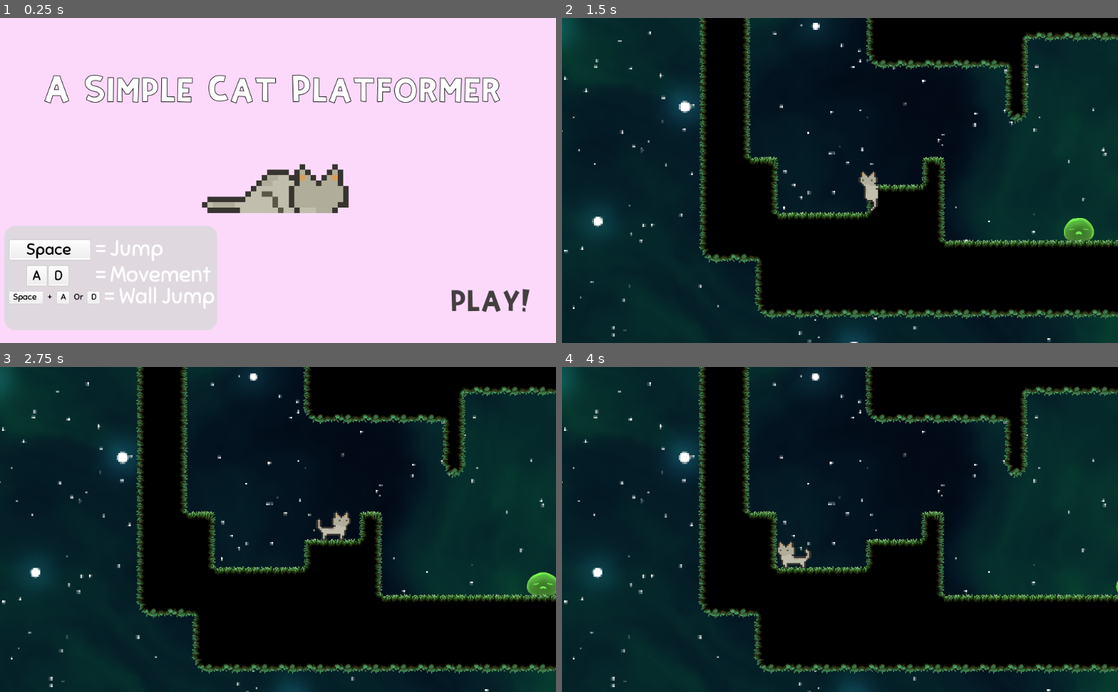
Above: before the commit, frames 1-4 (two rows, left to right).
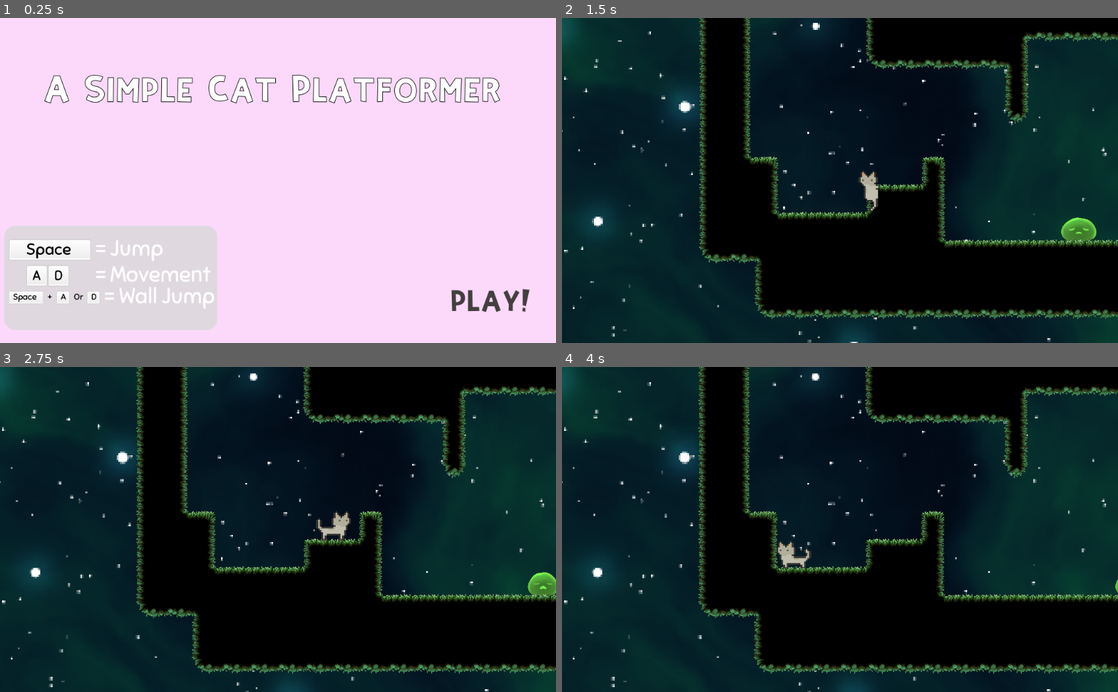
Above: after the commit, the same moments.

Repository: jalenu1/Final
Game: Godot game, scene res://Menu.tscn
Same seed, same stepped clock (60 frames per second), same inputs: the game is played once before the commit and once after it.
Inputs (mouse positions are in pixels of both pictures, inside the frame that each line leads up to):
- Up to frame 1 (0.25 s): no input
- Up to frame 2 (1.5 s): click "PLAY!" at 0.5 s; move the mouse to (962, 164) at 1.27 s; hold Right (ui_right) from 1.28 s (still down); click (962, 164) at 1.35 s
- Up to frame 3 (2.75 s): tap Space (jump) at 1.52 s; release Right (ui_right) at 2 s; drag from (166, 545) to (528, 568) at 2.02 s
- Up to frame 4 (4 s): move the mouse to (895, 458) at 2.77 s; hold Left (ui_left) 2.78-3.5 s; click (895, 458) at 2.85 s; drag from (812, 594) to (673, 480) at 3.52 s

The runs differ from the first frame. In frame 1, 2.6% of the frame differs, in the area x 36-63%, y 44-61%; in frame 2, 0.1%; in frame 3, less than 0.1%; in frame 4, less than 0.1%.

Commit message:
Revert "Needs Sky Level + Checks on requirements"
This reverts commit 10d2fdfb979f301b11435313a6bca10faeb329aa.

Diff:
--- a/EnemySlime.tscn
+++ b/EnemySlime.tscn
@@ -192,7 +192,7 @@
 scale = Vector2( 1.5, 1.5 )
 frames = SubResource( 8 )
 animation = "Slime"
-frame = 3
+frame = 22
 playing = true
 flip_h = true
 
@@ -234,7 +234,7 @@
 
 [node name="SoundSquash" type="AudioStreamPlayer" parent="."]
 stream = ExtResource( 32 )
-volume_db = 1.0
+volume_db = -5.0
 
 [connection signal="body_entered" from="TopCheck" to="." method="_on_TopCheck_body_entered"]
 [connection signal="body_entered" from="SideCheck" to="." method="_on_SideCheck_body_entered"]
--- a/LevelFall.tscn
+++ /dev/null
@@ -1,9 +0,0 @@
-[gd_scene format=2]
-
-[node name="Node2D" type="Node2D"]
-
-[node name="KinematicBody2D" type="KinematicBody2D" parent="."]
-
-[node name="CollisionShape2D" type="CollisionShape2D" parent="KinematicBody2D"]
-
-[node name="Camera2D" type="Camera2D" parent="KinematicBody2D"]
--- a/Map.tscn
+++ b/Map.tscn
@@ -638,6 +638,9 @@
 
 [node name="Enemy" type="Node2D" parent="."]
 pause_mode = 1
+__meta__ = {
+"_edit_group_": true
+}
 
 [node name="Slime" parent="Enemy" instance=ExtResource( 3 )]
 position = Vector2( -29600, -20064 )
@@ -648,89 +651,6 @@
 
 [node name="Slime3" parent="Enemy" instance=ExtResource( 3 )]
 position = Vector2( -26640, -20112 )
-
-[node name="Slime4" parent="Enemy" instance=ExtResource( 3 )]
-position = Vector2( -14840, -17096 )
-
-[node name="Slime5" parent="Enemy" instance=ExtResource( 3 )]
-position = Vector2( -20128, -11976 )
-
-[node name="Slime6" parent="Enemy" instance=ExtResource( 3 )]
-position = Vector2( -18976, -12040 )
-
-[node name="Slime7" parent="Enemy" instance=ExtResource( 3 )]
-position = Vector2( -13928, -11600 )
-
-[node name="Slime8" parent="Enemy" instance=ExtResource( 3 )]
-position = Vector2( -31824, -8480 )
-
-[node name="Slime9" parent="Enemy" instance=ExtResource( 3 )]
-position = Vector2( -30032, -8584 )
-
-[node name="Slime10" parent="Enemy" instance=ExtResource( 3 )]
-position = Vector2( -23960, -5464 )
-
-[node name="Slime11" parent="Enemy" instance=ExtResource( 3 )]
-position = Vector2( -22744, -5328 )
-
-[node name="Slime12" parent="Enemy" instance=ExtResource( 3 )]
-position = Vector2( -21520, -5328 )
-
-[node name="Slime13" parent="Enemy" instance=ExtResource( 3 )]
-position = Vector2( -30808, -2280 )
-
-[node name="Slime14" parent="Enemy" instance=ExtResource( 3 )]
-position = Vector2( -28672, -2344 )
-
-[node name="Slime15" parent="Enemy" instance=ExtResource( 3 )]
-position = Vector2( -31440, 1296 )
-
-[node name="Slime16" parent="Enemy" instance=ExtResource( 3 )]
-position = Vector2( -29904, 1296 )
-
-[node name="Slime17" parent="Enemy" instance=ExtResource( 3 )]
-position = Vector2( -28816, 1200 )
-
-[node name="Slime18" parent="Enemy" instance=ExtResource( 3 )]
-position = Vector2( -8680, 576 )
-detects_cliffs = false
-
-[node name="Slime19" parent="Enemy" instance=ExtResource( 3 )]
-position = Vector2( -6344, 720 )
-detects_cliffs = false
-
-[node name="Slime20" parent="Enemy" instance=ExtResource( 3 )]
-position = Vector2( -992, 1008 )
-
-[node name="Slime21" parent="Enemy" instance=ExtResource( 3 )]
-position = Vector2( 33688, 672 )
-
-[node name="Slime22" parent="Enemy" instance=ExtResource( 3 )]
-position = Vector2( 40960, -2192 )
-
-[node name="Slime23" parent="Enemy" instance=ExtResource( 3 )]
-position = Vector2( 42160, -1864 )
-
-[node name="Slime24" parent="Enemy" instance=ExtResource( 3 )]
-position = Vector2( 51376, -2264 )
-
-[node name="Slime25" parent="Enemy" instance=ExtResource( 3 )]
-position = Vector2( 13360, -11224 )
-
-[node name="Slime26" parent="Enemy" instance=ExtResource( 3 )]
-position = Vector2( 60264, -4072 )
-
-[node name="Slime27" parent="Enemy" instance=ExtResource( 3 )]
-position = Vector2( 65768, -3448 )
-
-[node name="Slime28" parent="Enemy" instance=ExtResource( 3 )]
-position = Vector2( 66896, -3488 )
-
-[node name="Slime29" parent="Enemy" instance=ExtResource( 3 )]
-position = Vector2( 17440, -1552 )
-
-[node name="Slime30" parent="Enemy" instance=ExtResource( 3 )]
-position = Vector2( 20664, -1768 )
 
 [node name="Decorations" type="TileMap" parent="."]
 position = Vector2( -37000, -23224 )
--- a/Menu.tscn
+++ b/Menu.tscn
@@ -6,7 +6,6 @@
 [ext_resource path="res://platformer-p15-assets (1)/UI/grey_button13.png" type="Texture" id=4]
 [ext_resource path="res://PlayButton.gd" type="Script" id=5]
 [ext_resource path="res://soundsandmusic/music/KiKisDeliver.mp3" type="AudioStream" id=6]
-[ext_resource path="res://Tile32x32_2/Tile.png" type="Texture" id=7]
 
 [sub_resource type="DynamicFont" id=1]
 size = 50
@@ -49,152 +48,6 @@
 [sub_resource type="DynamicFont" id=10]
 size = 40
 font_data = ExtResource( 2 )
-
-[sub_resource type="AtlasTexture" id=20]
-atlas = ExtResource( 7 )
-region = Rect2( 0, 64, 32, 32 )
-
-[sub_resource type="AtlasTexture" id=21]
-atlas = ExtResource( 7 )
-region = Rect2( 32, 64, 32, 32 )
-
-[sub_resource type="AtlasTexture" id=22]
-atlas = ExtResource( 7 )
-region = Rect2( 64, 64, 32, 32 )
-
-[sub_resource type="AtlasTexture" id=23]
-atlas = ExtResource( 7 )
-region = Rect2( 96, 64, 32, 32 )
-
-[sub_resource type="AtlasTexture" id=24]
-atlas = ExtResource( 7 )
-region = Rect2( 128, 64, 32, 32 )
-
-[sub_resource type="AtlasTexture" id=25]
-atlas = ExtResource( 7 )
-region = Rect2( 160, 64, 32, 32 )
-
-[sub_resource type="AtlasTexture" id=26]
-atlas = ExtResource( 7 )
-region = Rect2( 192, 64, 32, 32 )
-
-[sub_resource type="AtlasTexture" id=27]
-atlas = ExtResource( 7 )
-region = Rect2( 224, 64, 32, 32 )
-
-[sub_resource type="AtlasTexture" id=28]
-atlas = ExtResource( 7 )
-region = Rect2( 0, 96, 32, 32 )
-
-[sub_resource type="AtlasTexture" id=29]
-atlas = ExtResource( 7 )
-region = Rect2( 32, 96, 32, 32 )
-
-[sub_resource type="AtlasTexture" id=30]
-atlas = ExtResource( 7 )
-region = Rect2( 64, 96, 32, 32 )
-
-[sub_resource type="AtlasTexture" id=31]
-atlas = ExtResource( 7 )
-region = Rect2( 96, 96, 32, 32 )
-
-[sub_resource type="AtlasTexture" id=32]
-atlas = ExtResource( 7 )
-region = Rect2( 128, 96, 32, 32 )
-
-[sub_resource type="AtlasTexture" id=33]
-atlas = ExtResource( 7 )
-region = Rect2( 160, 96, 32, 32 )
-
-[sub_resource type="AtlasTexture" id=34]
-atlas = ExtResource( 7 )
-region = Rect2( 192, 96, 32, 32 )
-
-[sub_resource type="AtlasTexture" id=35]
-atlas = ExtResource( 7 )
-region = Rect2( 224, 96, 32, 32 )
-
-[sub_resource type="AtlasTexture" id=36]
-atlas = ExtResource( 7 )
-region = Rect2( 0, 384, 32, 32 )
-
-[sub_resource type="AtlasTexture" id=37]
-atlas = ExtResource( 7 )
-region = Rect2( 32, 384, 32, 32 )
-
-[sub_resource type="AtlasTexture" id=38]
-atlas = ExtResource( 7 )
-region = Rect2( 64, 384, 32, 32 )
-
-[sub_resource type="AtlasTexture" id=39]
-atlas = ExtResource( 7 )
-region = Rect2( 96, 384, 32, 32 )
-
-[sub_resource type="AtlasTexture" id=40]
-atlas = ExtResource( 7 )
-region = Rect2( 128, 384, 32, 32 )
-
-[sub_resource type="AtlasTexture" id=41]
-atlas = ExtResource( 7 )
-region = Rect2( 160, 384, 32, 32 )
-
-[sub_resource type="AtlasTexture" id=42]
-atlas = ExtResource( 7 )
-region = Rect2( 192, 384, 32, 32 )
-
-[sub_resource type="AtlasTexture" id=43]
-atlas = ExtResource( 7 )
-region = Rect2( 224, 384, 32, 32 )
-
-[sub_resource type="AtlasTexture" id=11]
-atlas = ExtResource( 7 )
-region = Rect2( 0, 608, 32, 32 )
-
-[sub_resource type="AtlasTexture" id=12]
-atlas = ExtResource( 7 )
-region = Rect2( 32, 608, 32, 32 )
-
-[sub_resource type="AtlasTexture" id=13]
-atlas = ExtResource( 7 )
-region = Rect2( 64, 608, 32, 32 )
-
-[sub_resource type="AtlasTexture" id=14]
-atlas = ExtResource( 7 )
-region = Rect2( 96, 608, 32, 32 )
-
-[sub_resource type="AtlasTexture" id=15]
-atlas = ExtResource( 7 )
-region = Rect2( 0, 640, 32, 32 )
-
-[sub_resource type="AtlasTexture" id=16]
-atlas = ExtResource( 7 )
-region = Rect2( 32, 640, 32, 32 )
-
-[sub_resource type="AtlasTexture" id=17]
-atlas = ExtResource( 7 )
-region = Rect2( 64, 640, 32, 32 )
-
-[sub_resource type="AtlasTexture" id=18]
-atlas = ExtResource( 7 )
-region = Rect2( 96, 640, 32, 32 )
-
-[sub_resource type="SpriteFrames" id=19]
-animations = [ {
-"frames": [ SubResource( 20 ), SubResource( 21 ), SubResource( 22 ), SubResource( 23 ), SubResource( 24 ), SubResource( 25 ), SubResource( 26 ), SubResource( 27 ), SubResource( 28 ), SubResource( 29 ), SubResource( 30 ), SubResource( 31 ), SubResource( 32 ), SubResource( 33 ), SubResource( 34 ), SubResource( 35 ) ],
-"loop": true,
-"name": "New Anim",
-"speed": 5.0
-}, {
-"frames": [ SubResource( 36 ), SubResource( 37 ), SubResource( 38 ), SubResource( 39 ), SubResource( 40 ), SubResource( 41 ), SubResource( 42 ), SubResource( 43 ) ],
-"loop": true,
-"name": "New Anim 1",
-"speed": 5.0
-}, {
-"frames": [ SubResource( 11 ), SubResource( 12 ), SubResource( 13 ), SubResource( 14 ), SubResource( 15 ), SubResource( 16 ), SubResource( 17 ), SubResource( 18 ) ],
-"loop": true,
-"name": "default",
-"speed": 5.0
-} ]
 
 [node name="Menu" type="Control"]
 anchor_right = 1.0
@@ -401,12 +254,4 @@
 volume_db = -20.0
 autoplay = true
 
-[node name="AnimatedSprite" type="AnimatedSprite" parent="."]
-position = Vector2( 512, 200 )
-scale = Vector2( 10, 10 )
-frames = SubResource( 19 )
-animation = "New Anim 1"
-frame = 7
-playing = true
-
 [connection signal="pressed" from="PlayButton" to="PlayButton" method="_on_PlayButton_pressed"]
Not shown: 1 places in Menu.tscn that only renumber resources
